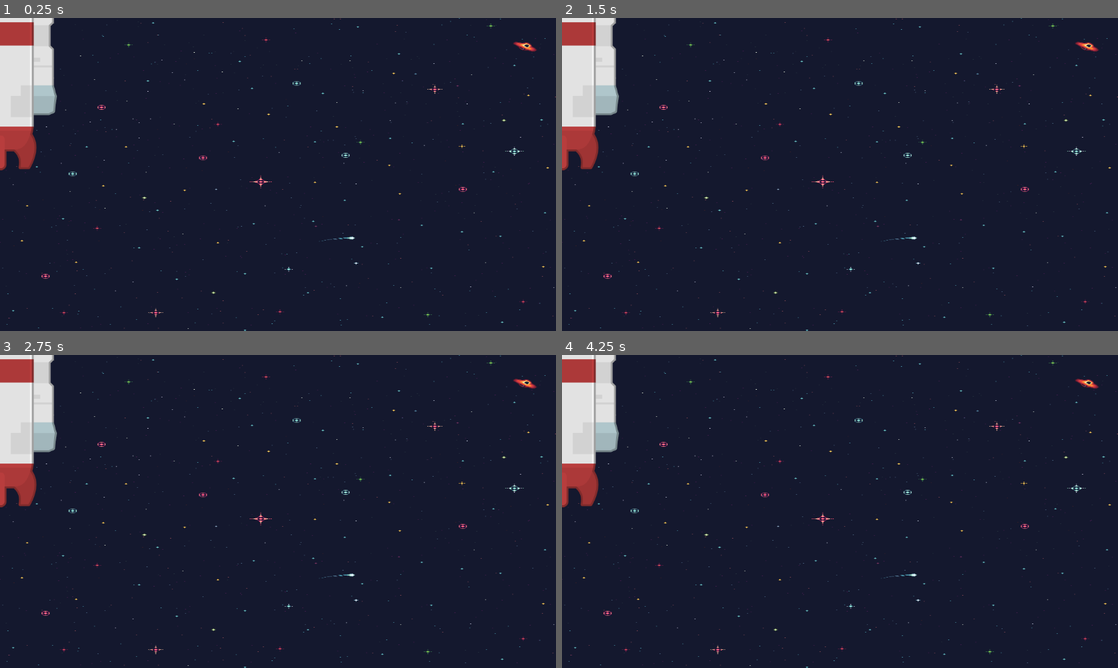
Above: before the commit, frames 1-4 (two rows, left to right).
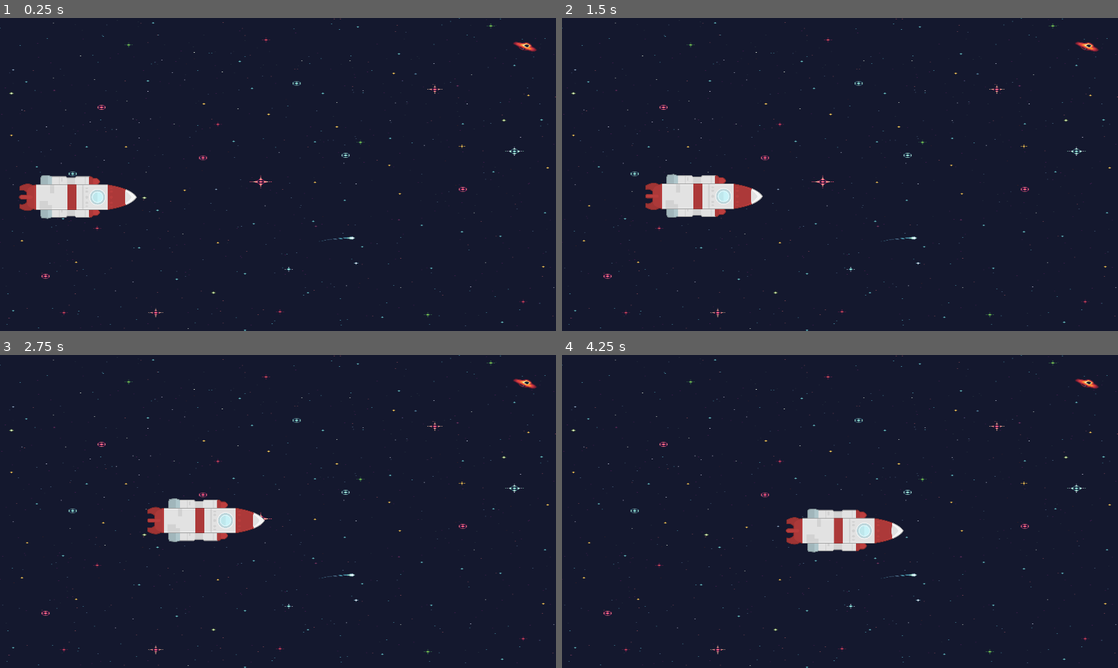
Above: after the commit, the same moments.

Repository: NeonGamerBot-QK/quantumhorizon
Game: Godot game, scene res://main.tscn
Same seed, same stepped clock (60 frames per second), same inputs: the game is played once before the commit and once after it. This scene is started directly instead of the project's main scene.
Inputs (mouse positions are in pixels of both pictures, inside the frame that each line leads up to):
- Up to frame 1 (0.25 s): no input
- Up to frame 2 (1.5 s): move the mouse to (962, 158) at 0.52 s; click (962, 158) at 0.67 s; move the mouse to (728, 190) at 1.27 s; click (728, 190) at 1.42 s
- Up to frame 3 (2.75 s): move the mouse to (333, 442) at 2.02 s; click (333, 442) at 2.17 s
- Up to frame 4 (4.25 s): move the mouse to (812, 574) at 2.77 s; click (812, 574) at 2.92 s; move the mouse to (1006, 558) at 3.52 s; click (1006, 558) at 3.67 s

The runs differ from the first frame. In frame 1, 6.1% of the frame differs, in the area x 0-25%, y 0-65%; in frame 2, 6.1%; in frame 3, 6.0%; in frame 4, 6.1%.

Commit message:
chore: Refactor code for better organization and readability

Diff:
--- a/background.gd
+++ b/background.gd
@@ -1,4 +1,6 @@
 extends Sprite2D
 
+@onready var sprite = $Sprite2D
 func _ready():
+	# move sprite
 	pass
--- /dev/null
+++ b/main.gd
@@ -0,0 +1,34 @@
+extends Node2D
+
+@onready var sprite = $Ship
+func _ready():
+	await get_tree().process_frame  # Ensure nodes are fully loaded
+	print(get_tree().current_scene)  # Debug which scene is loaded
+	print(get_node_or_null("Ship"))  # Check if it exists
+	pass
+
+
+@export var speed = 150 # Speed in pixels per second
+@export var stop_moving = false
+func _process(delta):
+	#print(sprite, $Node2D, $AnimatedSprite2D)
+	var direction = Vector2.ZERO # No movement by default
+	#if Input.is_action_pressed("move_right"):
+		#direction.x += 1
+	#if Input.is_action_pressed("move_left"):
+		#direction.x -= 1
+	#if Input.is_action_pressed("move_down"):
+		#direction.y += 1
+	if stop_moving == false:
+		direction.x += .1
+		var rand = randf_range(0,10)
+		if rand > 5:
+			direction.y -= 00.1
+		else:
+			direction.y += 00.1
+		if sprite.position.x > 1300:
+			print(sprite.position)
+			stop_moving = true
+			get_tree().change_scene_to_file("res://main____inside_the_ship.tscn")
+		direction = direction.normalized() # Normalize diagonal movement
+		sprite.position += direction * speed * delta
--- a/main.tscn
+++ b/main.tscn
@@ -1,5 +1,6 @@
-[gd_scene load_steps=6 format=3 uid="uid://bclveruh26put"]
+[gd_scene load_steps=7 format=3 uid="uid://bclveruh26put"]
 
+[ext_resource type="Script" path="res://main.gd" id="1_1bo2a"]
 [ext_resource type="Texture2D" uid="uid://n6c1vn50obfo" path="res://images/starry_background.png" id="1_2mfvg"]
 [ext_resource type="Script" path="res://background.gd" id="2_vmb0k"]
 [ext_resource type="Script" path="res://ship.gd" id="3_l4gew"]
@@ -21,7 +22,8 @@
 "speed": 5.0
 }]
 
-[node name="Main" type="Node2D"]
+[node name="Main -- ship go accross screen" type="Node2D"]
+script = ExtResource("1_1bo2a")
 
 [node name="Background" type="Sprite2D" parent="."]
 position = Vector2(572, 319)
@@ -30,6 +32,9 @@
 script = ExtResource("2_vmb0k")
 
 [node name="Ship" type="AnimatedSprite2D" parent="."]
+position = Vector2(135, 372)
+rotation = 1.5708
+scale = Vector2(0.387234, 0.387302)
 sprite_frames = SubResource("SpriteFrames_1q8ia")
 animation = &"fly"
 script = ExtResource("3_l4gew")
--- /dev/null
+++ b/main____inside_the_ship.tscn
@@ -0,0 +1,3 @@
+[gd_scene format=3 uid="uid://0lya8cafamfu"]
+
+[node name="Main -- inside the ship" type="Node2D"]
--- a/ship.gd
+++ b/ship.gd
@@ -1,12 +1,24 @@
-extends AnimatedSprite2D
+extends Node2D
+
+@onready var sprite = $AnimatedSprite2D
+func _ready():
+	# move sprite
+	pass
 
 
-# Called when the node enters the scene tree for the first time.
-func _ready() -> void:
+@export var speed = 200 # Speed in pixels per second
 
-	pass # Replace with function body.
+func _process(delta):
+	#print(sprite)
+	var direction = Vector2.ZERO # No movement by default
 
+	#if Input.is_action_pressed("move_right"):
+		#direction.x += 1
+	#if Input.is_action_pressed("move_left"):
+		#direction.x -= 1
+	#if Input.is_action_pressed("move_down"):
+		#direction.y += 1
+	direction.y -= 1
 
-# Called every frame. 'delta' is the elapsed time since the previous frame.
-func _process(delta: float) -> void:
-	pass
+	direction = direction.normalized() # Normalize diagonal movement
+	#sprite.position += direction * speed * delta
